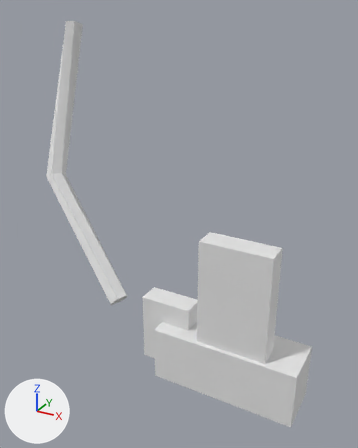
Renders of the glTF model assets/source/buildings/directorate/sources/logistics/supply_depot/critical.gltf from each side of a commit.
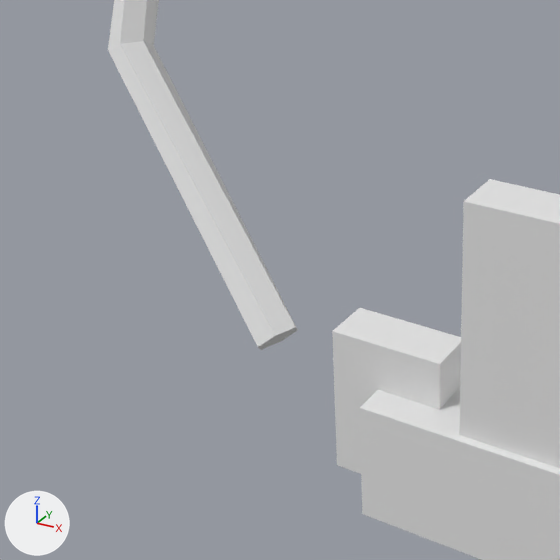
There are two pictures of each version: one whole from a 50 mm lens placed at (0.458, -0.892, -0.002), pointed at (0.142, -0.317, -0.29), one close up on the part from 0% to 67% of the width and 35% to 88% of the height. The lights are fixed; the arrows at lower left show +X, +Y and +Z. The older version's two pictures come first. Vertices at exactly the same position are counted once.

Script lines for the objects in view, before the commit:
```python
me_critical = bpy.data.meshes.new('critical')
me_critical.from_pydata(...)  # 42 vertices, 68 faces; spans x -0.136..0.36, y -0.435..-0.186, z -0.465..-0.024
ob_critical = bpy.data.objects.new('critical', me_critical)
ob_critical.location = (0.0, 0.0, 0.0)
```
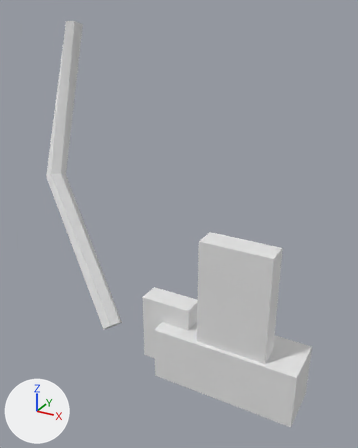
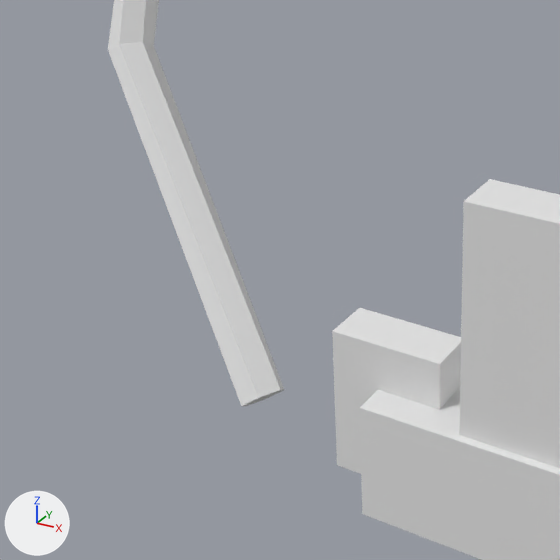
Patch to the scene script:
```diff
--- a/assets/source/buildings/directorate/sources/logistics/supply_depot/critical.gltf.py
+++ b/assets/source/buildings/directorate/sources/logistics/supply_depot/critical.gltf.py
@@ me_critical @@
 me_critical.from_pydata(...)  # 42 vertices, 68 faces; spans x -0.136..0.36, y -0.435..-0.186, z -0.465..-0.024
 # used by ob_critical; location = (0.0, 0.0, 0.0)
-me_critical.vertices[25].co = (-0.114, -0.298, -0.267)
-me_critical.vertices[26].co = (-0.111, -0.312, -0.26)  # pixel (107, 49)
+# me_critical part 1
+me_critical.vertices[25].co = (-0.114, -0.297, -0.267)
+me_critical.vertices[26].co = (-0.111, -0.311, -0.26)  # pixel (107, 49)
 me_critical.vertices[29].co = (-0.103, -0.286, -0.267)
-me_critical.vertices[31].co = (-0.089, -0.288, -0.26)  # pixel (153, 45)
-me_critical.vertices[33].co = (-0.086, -0.302, -0.253)  # pixel (143, 41)
-me_critical.vertices[35].co = (-0.097, -0.314, -0.253)  # pixel (120, 43)
-me_critical.vertices[36].co = (0.048, -0.364, -0.43)  # pixel (260, 349)
-me_critical.vertices[37].co = (0.054, -0.375, -0.42)  # pixel (257, 347)
-me_critical.vertices[38].co = (0.054, -0.349, -0.43)  # pixel (280, 341)
-me_critical.vertices[39].co = (0.066, -0.345, -0.42)  # pixel (297, 330)
-me_critical.vertices[40].co = (0.072, -0.356, -0.41)  # pixel (295, 327)
-me_critical.vertices[41].co = (0.066, -0.371, -0.41)  # pixel (275, 335)
+me_critical.vertices[31].co = (-0.089, -0.289, -0.26)  # pixel (153, 45)
+me_critical.vertices[33].co = (-0.086, -0.303, -0.253)  # pixel (142, 41)
+me_critical.vertices[35].co = (-0.097, -0.314, -0.253)  # pixel (119, 43)
+me_critical.vertices[36].co = (0.047, -0.383, -0.464)  # pixel (246, 406)
+me_critical.vertices[37].co = (0.053, -0.394, -0.455)  # pixel (241, 406)
+me_critical.vertices[38].co = (0.054, -0.368, -0.464)  # pixel (267, 398)
+me_critical.vertices[39].co = (0.067, -0.366, -0.455)  # pixel (284, 390)
+me_critical.vertices[40].co = (0.073, -0.377, -0.446)  # pixel (280, 389)
+me_critical.vertices[41].co = (0.066, -0.392, -0.446)  # pixel (258, 397)
```

Location of each change, (x1, y1, x2, y2) in pixels of the close-ups (560 x 560 px; the box of a moved part takes in the faces that stretch with it):
part 1 of me_critical, moved or reshaped
    before: (108, 0, 298, 350)
    after: (108, 0, 284, 406)
